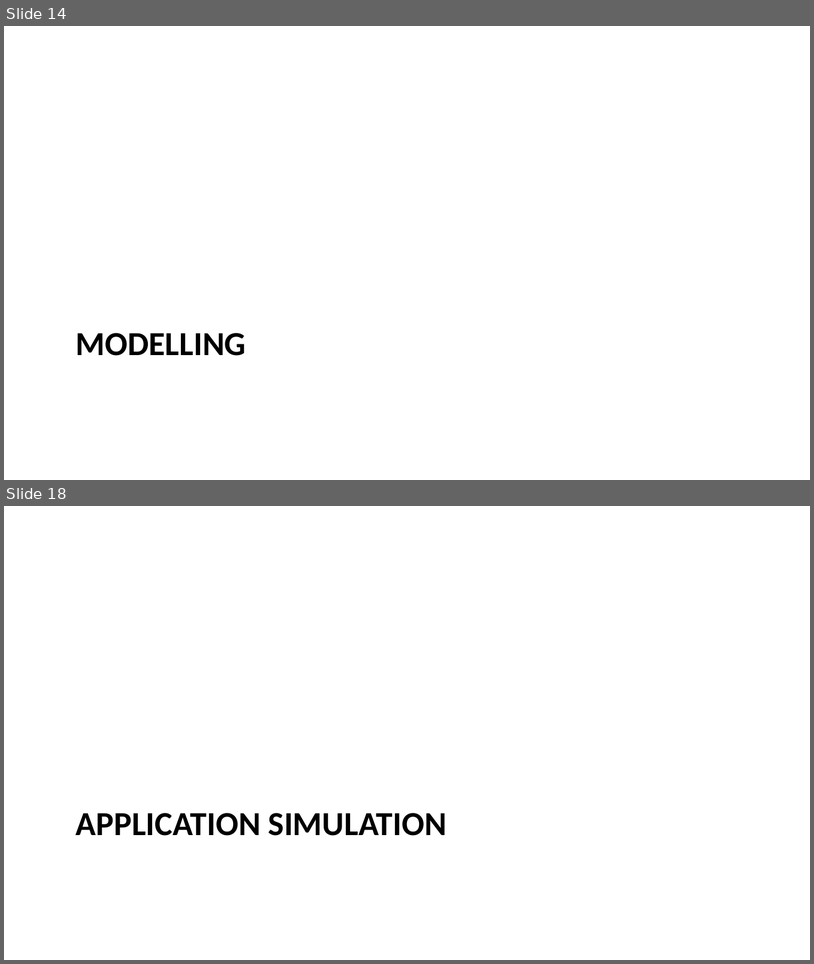
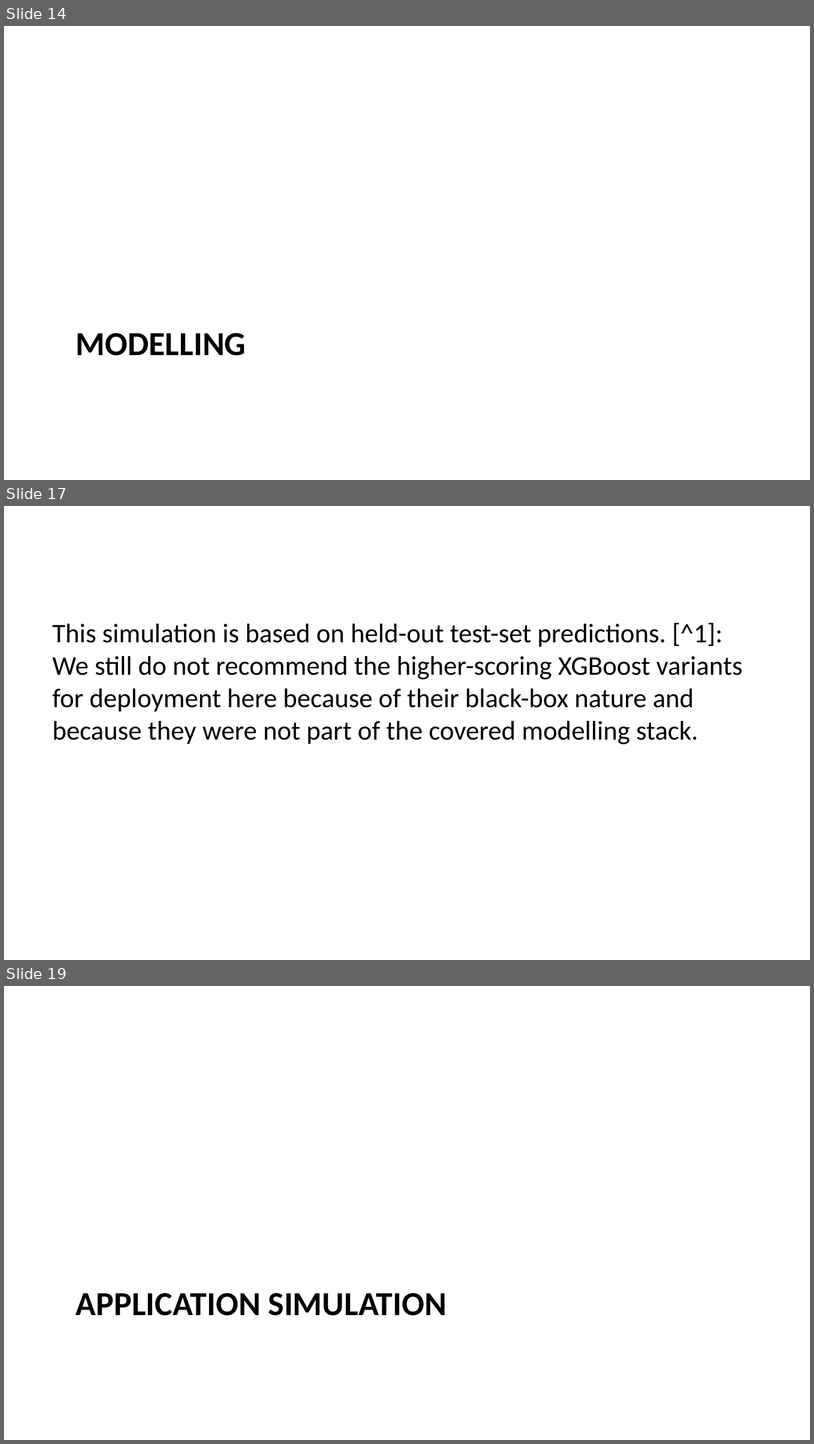
Before and after one commit to mrbungie/mib_cars_analysis, a slide deck: slidedeck/presentation.pptx. Shown one above the other, each under a label of ours: slides 14 and 18 before the commit, slides 14, 17 and 19 after it; the slides between them are not shown. The pictures are 814x964 and 814x1444 pixels, drawn with LibreOffice and Linux fonts; fonts in the diff are those of the drawing. Boxes give left, top, right and bottom in pixels: in the first picture for what was removed or moved away, otherwise in the second. Text is boxed around its words. In the diff, an @@ line names an element or a change of style, - is before the commit and + after.

```diff
--- a/slidedeck/presentation.pptx
+++ b/slidedeck/presentation.pptx
@@ slide 17 added at [4,506,810,960], background #FFFFFF @@
@@ text added at [53,622,743,744], 24 pt, text #000000 @@
+This simulation is based on held-out test-set predictions. [^1]: We still do not recommend the higher-scoring XGBoost variants for deployment here because of their black-box nature and because they were not part of the covered modelling stack.
@@ what was slide 18 is now slide 19 @@
```
Also in this commit, not shown: 15 slides changed, 1 other slide added, 1 slide removed, 18 other files.
